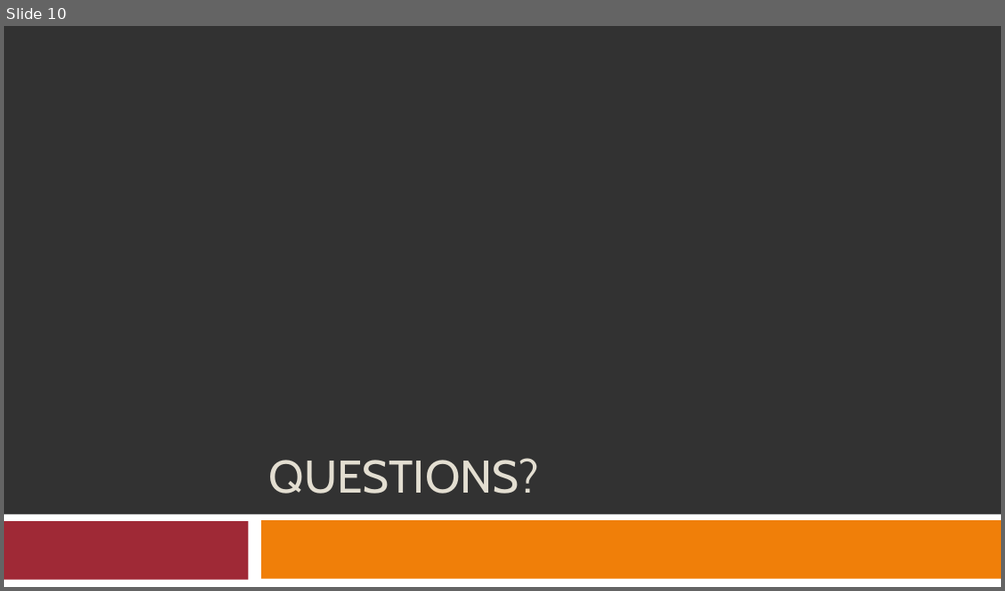
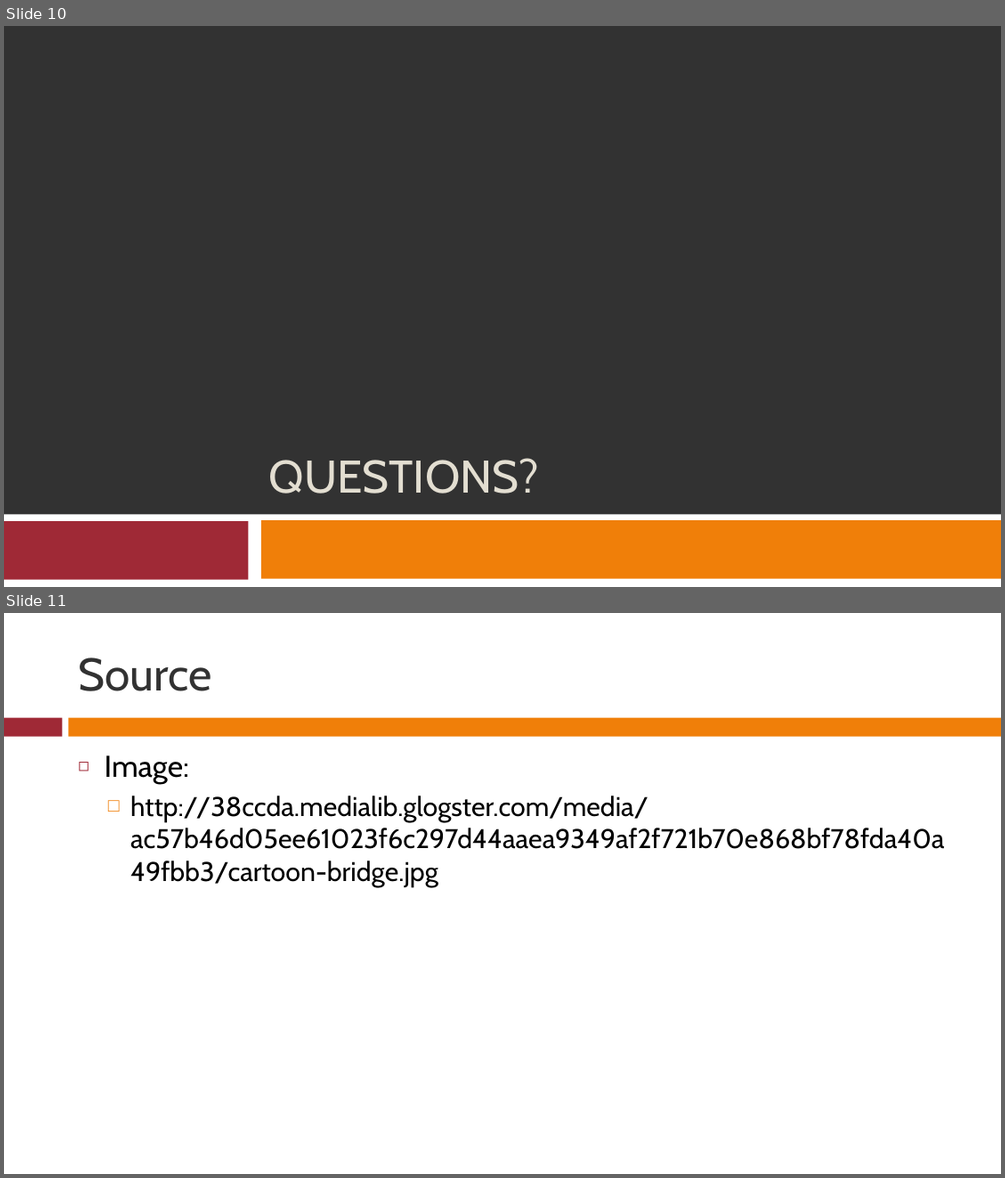
Before and after one commit to rferrance/DataBridge, a slide deck: DataBridgePresentation.pptx. Shown one above the other, each under a label of ours: slide 10 before the commit, slides 10 and 11 after it. The pictures are 1005x591 and 1005x1178 pixels, drawn with LibreOffice and Linux fonts; fonts in the diff are those of the drawing. Boxes give left, top, right and bottom in pixels: in the first picture for what was removed or moved away, otherwise in the second. Text is boxed around its words. In the diff, an @@ line names an element or a change of style, - is before the commit and + after.

Commit message:
added logo and put source in powerpoint

```diff
--- a/DataBridgePresentation.pptx
+++ b/DataBridgePresentation.pptx
@@ slide 11 added at bbox=[4, 613, 1001, 1174], background #FFFFFF @@
@@ title added at bbox=[78, 657, 211, 691], 44 pt, text #323232 @@
+Source
@@ rectangle added at bbox=[4, 718, 63, 737], fill #9F2936 @@
@@ rectangle added at bbox=[68, 718, 1001, 737], fill #F07F09 @@
@@ text added at bbox=[105, 755, 648, 887], 26 pt, text #000000 @@
+◻ Image:
+  □ http://38ccda.medialib.glogster.com/media/ac57b46d05ee61023f6c297d44aaea9349af2f721b70e868bf78fda40a49fbb3/cartoon-bridge.jpg
```
Also in this commit, not shown: 8 other files.
